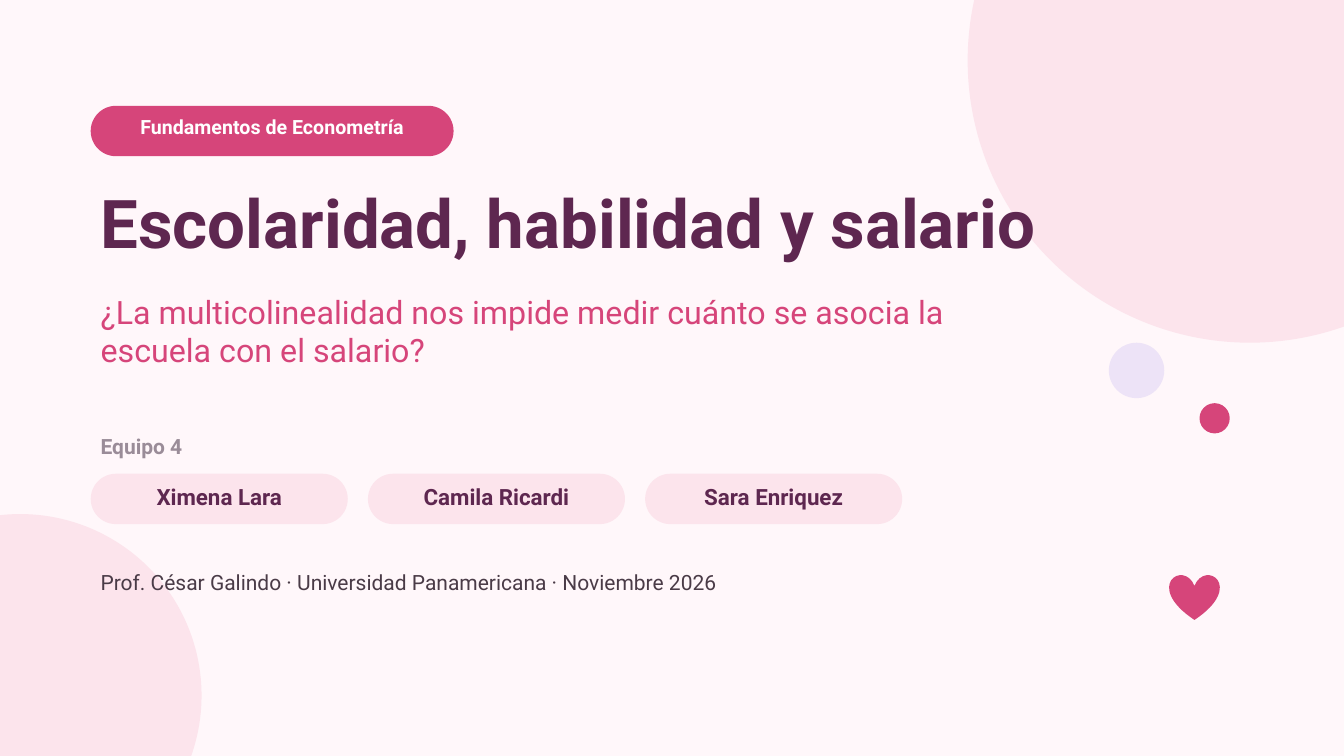
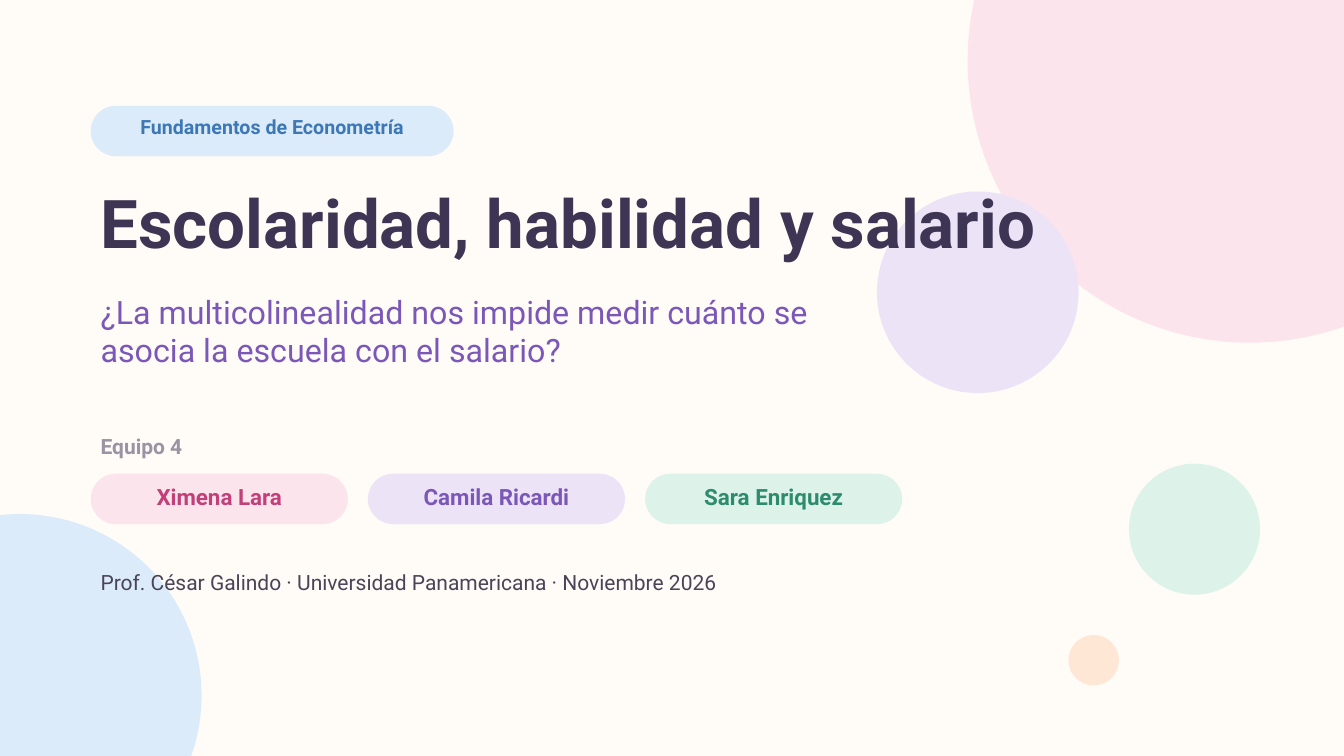
Before and after one commit to ximeelaraa/mincer-multicolinealidad, a slide deck: slide 1 of Presentacion_Final.pptx. Drawn at 1344x756 pixels with LibreOffice and Linux fonts; fonts in the diff are those of the drawing. Boxes give left, top, right and bottom in pixels: in the first picture for what was removed or moved away, otherwise in the second. Text is boxed around its words. In the diff, an @@ line names an element or a change of style, - is before the commit and + after.

```diff
--- a/Presentacion_Final.pptx
+++ b/Presentacion_Final.pptx
@@ background #FFF7FA to #FFFBF7 @@
@@ text "Fundamentos de Econometría" at (140,119,404,134): text colour #FFFFFF to #3C78B5 @@
@@ rounded rectangle at (91,106,454,156): fill #D6457A to #DCEBFA @@
@@ text "Escolaridad, habilidad y salario" at (101,197,1035,263): text colour #5E2750 to #3D3553 @@
@@ ellipse added at (877,192,1079,393), fill #EDE3F7 @@
@@ text "¿La multicolinealidad nos impide medir ..." at (101,300,808,363): text colour #D6457A to #7B57B8 @@
@@ ellipse removed at (1109,343,1165,398) @@
@@ text "Ximena Lara" at (157,488,282,505): text colour #5E2750 to #C2407A @@
@@ text "Camila Ricardi" at (424,488,569,505): text colour #5E2750 to #7B57B8 @@
@@ rounded rectangle at (368,474,625,524): fill #FCE4EC to #EDE3F7 @@
@@ text "Sara Enriquez" at (704,488,843,510): text colour #5E2750 to #2E8B6E @@
@@ rounded rectangle at (645,474,902,524): fill #FCE4EC to #DDF3EA @@
@@ ellipse: place and size @@
-ellipse at (1200,403,1230,434)
+ellipse at (1129,464,1260,595)
@@ ellipse at (1129,464,1260,595): fill #D6457A to #DDF3EA @@
@@ ellipse at (0,514,202,756): fill #FCE4EC to #DCEBFA @@
@@ text "Prof. César Galindo · Universidad ..." at (101,574,716,591): text colour #4A3B47 to #4A4458 @@
@@ heart removed at (1170,575,1220,620) @@
@@ ellipse added at (1069,635,1119,686), fill #FFE7D6 @@
```
Also in this commit, not shown: 10 other slides changed, 8 other files.
